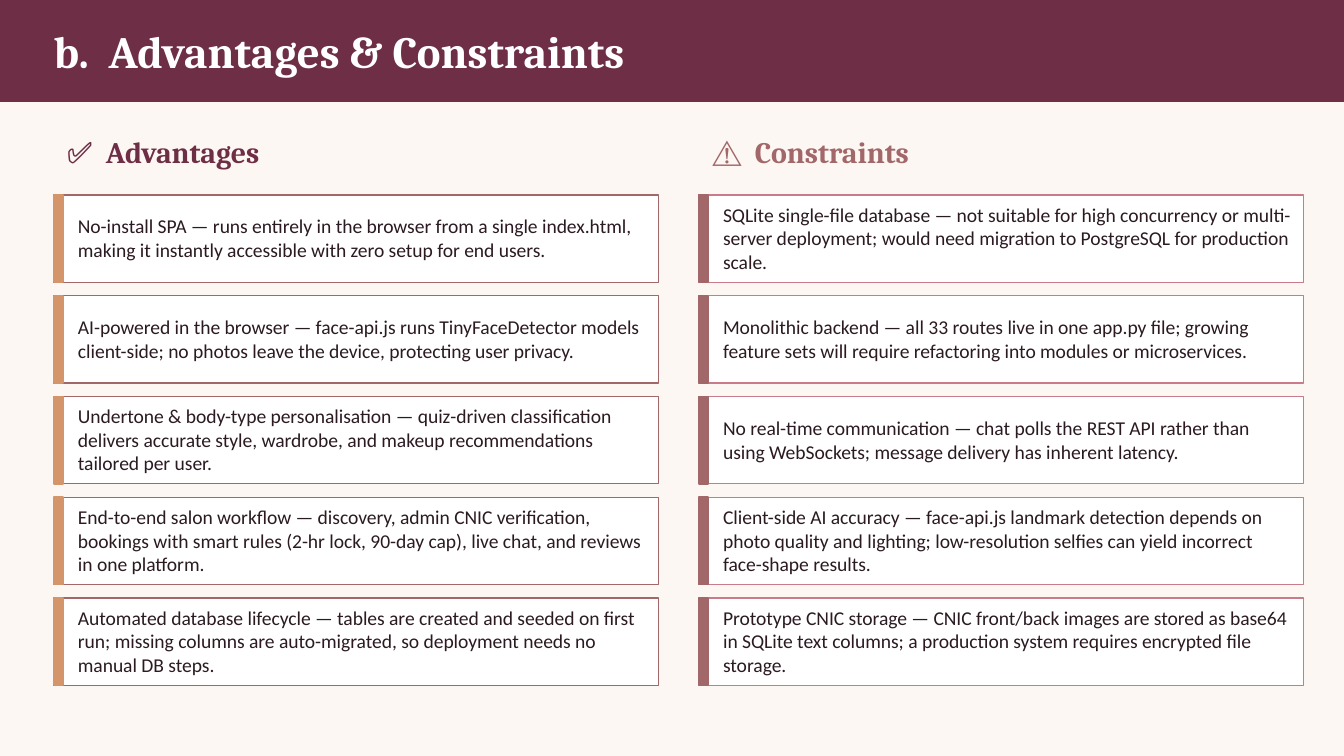
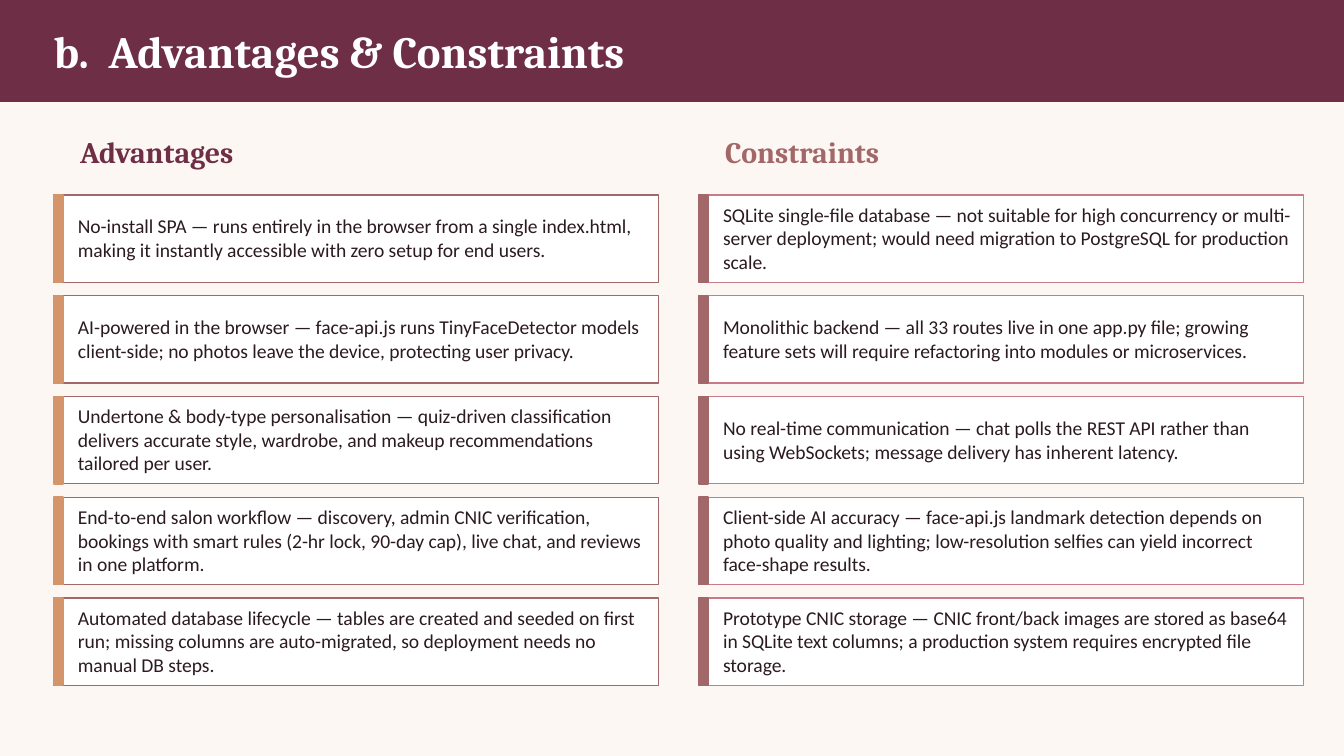
Before and after one commit to l242585-ai/GLAMMATCH, a slide deck: slide 4 of GlamMatch_Full_Project_Presentation.pptx. Drawn at 1344x756 pixels with LibreOffice and Linux fonts; fonts in the diff are those of the drawing. Boxes give left, top, right and bottom in pixels: in the first picture for what was removed or moved away, otherwise in the second. Text is boxed around its words. In the diff, an @@ line names an element or a change of style, - is before the commit and + after.

```diff
--- a/GlamMatch_Full_Project_Presentation.pptx
+++ b/GlamMatch_Full_Project_Presentation.pptx
@@ text at <box>80,142,233,170</box>: text changed @@
-✅ Advantages
+Advantages
@@ text at <box>725,142,879,163</box>: text changed @@
-⚠️ Constraints
+Constraints
```
Also in this commit, not shown: 6 other slides changed.
